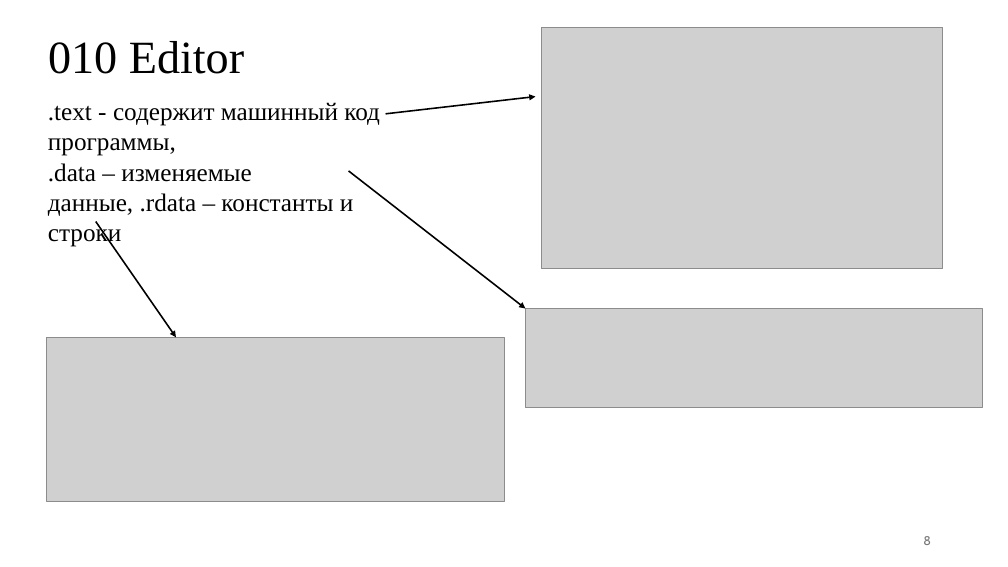
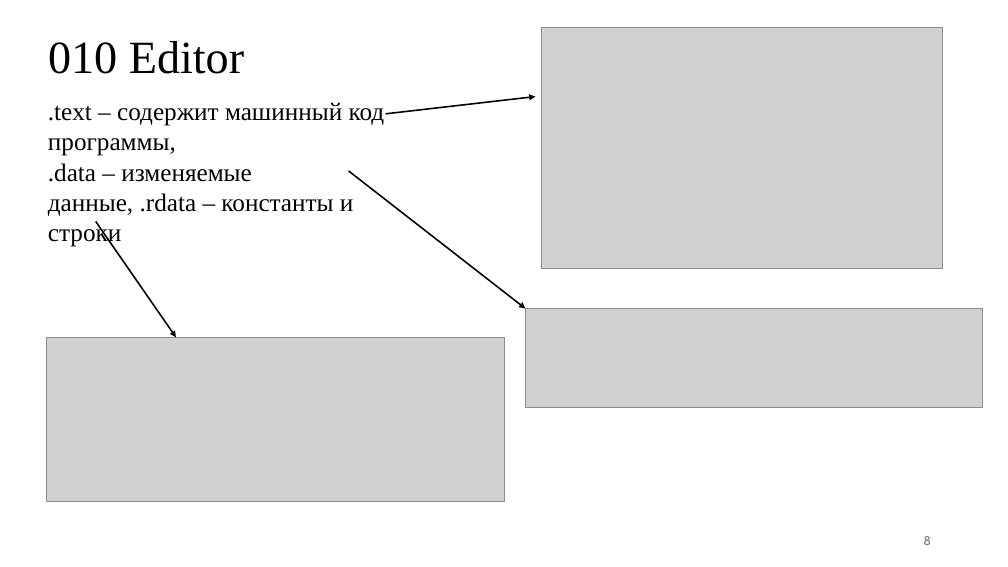
Before and after one commit to NebovarenkovStepan/ReverseEngineering_TKI_341, a slide deck: slide 8 of Task4/Лр4_Python Небоваренков Зверь Bubble_sort.pptx. Drawn at 1008x567 pixels with LibreOffice and Linux fonts; fonts in the diff are those of the drawing; grey boxes stand for pictures. Boxes give left, top, right and bottom in pixels: in the first picture for what was removed or moved away, otherwise in the second. Text is boxed around its words. In the diff, an @@ line names an element or a change of style, - is before the commit and + after.

```diff
--- a/Task4/Лр4_Python Небоваренков Зверь Bubble_sort.pptx
+++ b/Task4/Лр4_Python Небоваренков Зверь Bubble_sort.pptx
@@ text at (48, 102, 385, 156): text changed @@
-.text - содержит машинный код программы,
+.text – содержит машинный код программы,
```
Also in this commit, not shown: 3 other slides changed.
